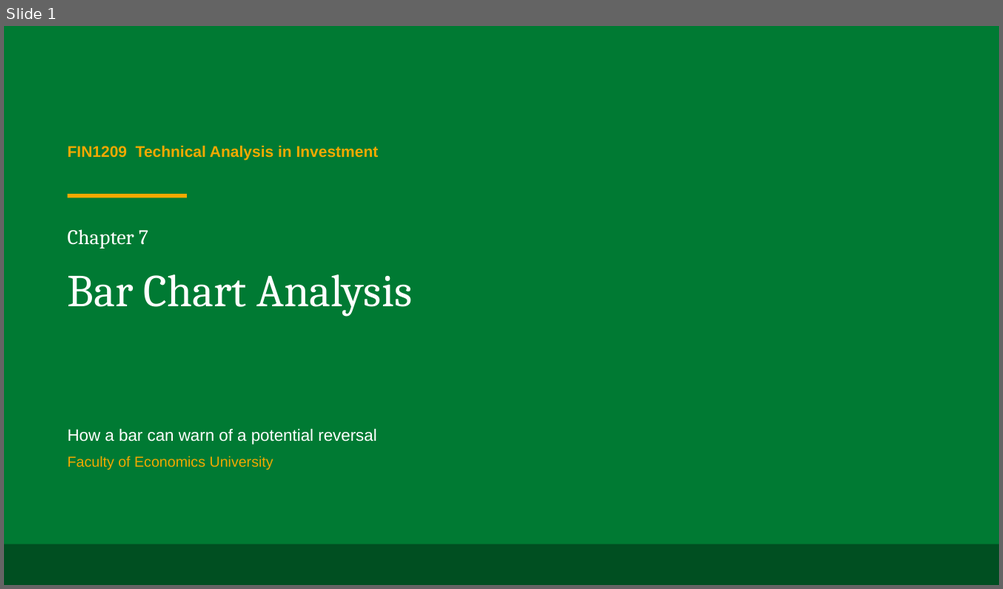
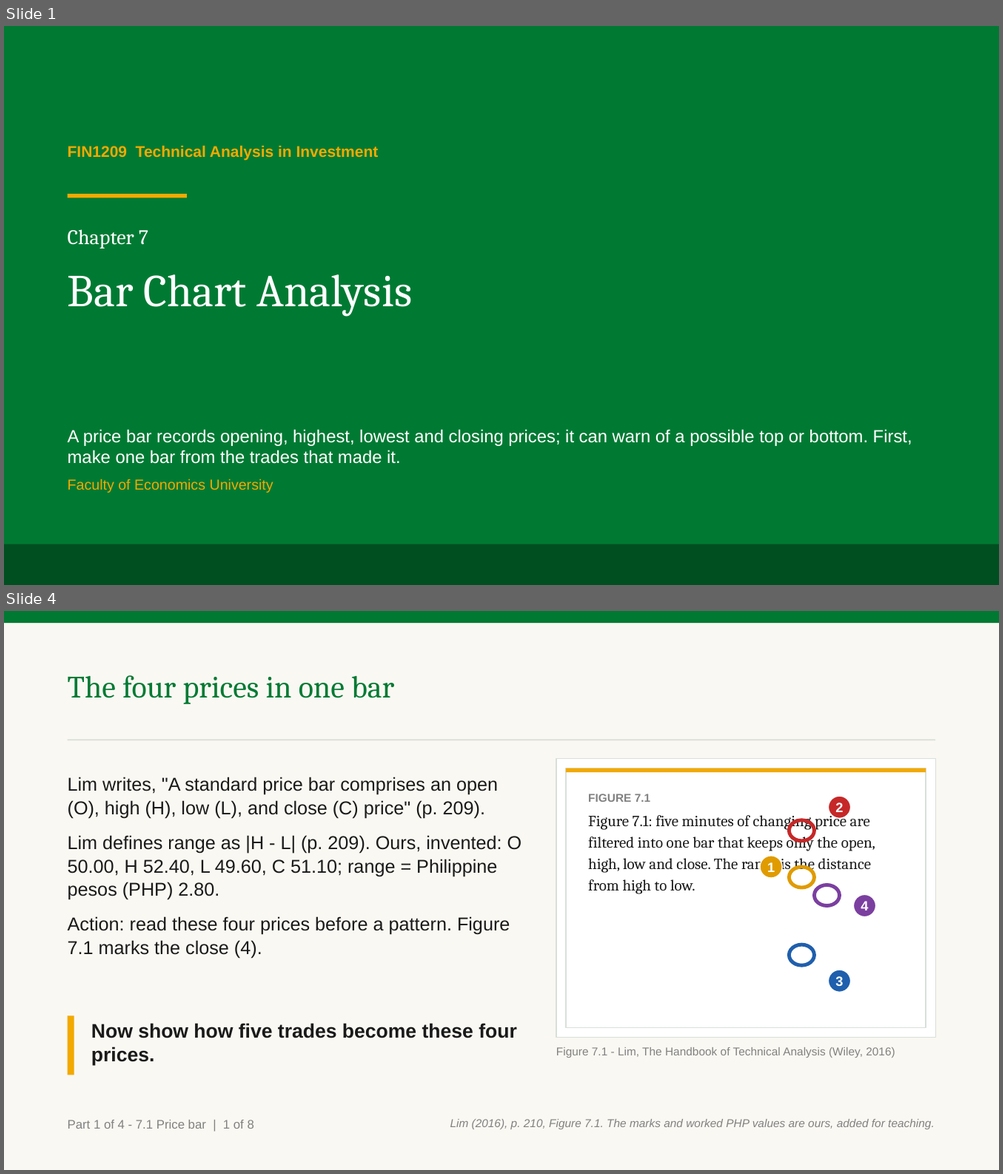
Before and after one commit to benjiesotelo-sudo/Telos_FIN1209, a slide deck: chapter-07/FIN1209-Chapter-07.pptx. Shown one above the other, each under a label of ours: slide 1 before the commit, slides 1 and 4 after it; the slides between them are not shown. The pictures are 1003x589 and 1003x1174 pixels, drawn with LibreOffice and Linux fonts; fonts in the diff are those of the drawing. Boxes give left, top, right and bottom in pixels: in the first picture for what was removed or moved away, otherwise in the second. Text is boxed around its words. In the diff, an @@ line names an element or a change of style, - is before the commit and + after.

```diff
--- a/chapter-07/FIN1209-Chapter-07.pptx
+++ b/chapter-07/FIN1209-Chapter-07.pptx
@@ slide 4 added at (x1=4, y1=611, x2=999, y2=1170), background #FFFFFF @@
@@ rectangle added at (x1=4, y1=611, x2=999, y2=1170), fill #FAF8F2 @@
@@ rectangle added at (x1=4, y1=611, x2=999, y2=623), fill #007A33 @@
@@ text added at (x1=68, y1=675, x2=394, y2=704), 30 pt, text #007A33 @@
+The four prices in one bar
@@ rectangle added at (x1=68, y1=739, x2=935, y2=741), fill #D7E0D9 @@
@@ rectangle added at (x1=556, y1=759, x2=935, y2=1038), fill #FFFFFF, outline #D7E0D9 1 pt @@
@@ text added at (x1=68, y1=777, x2=522, y2=959), 18 pt, text #1A1A1A @@
+Lim writes, "A standard price bar comprises an open (O), high (H), low (L), and close (C) price" (p. 209).
+Lim defines range as |H - L| (p. 209). Ours, invented: O 50.00, H 52.40, L 49.60, C 51.10; range = Philippine pesos (PHP) 2.80.
+Action: read these four prices before a pattern. Figure 7.1 marks the close (4).
@@ rectangle added at (x1=566, y1=769, x2=925, y2=1028), fill #FFFFFF, outline #D7E0D9 1 pt @@
@@ rectangle added at (x1=566, y1=769, x2=925, y2=773), fill #F2A900 @@
@@ text added at (x1=588, y1=794, x2=875, y2=894), 15 pt, text #1A1A1A @@
+FIGURE 7.1
+Figure 7.1: five minutes of changing price are filtered into one bar that keeps only the open, high, low and close. The range is the distance from high to low.
@@ ellipse added at (x1=828, y1=796, x2=851, y2=818), fill #C62828, outline #FFFFFF 1 pt, 13 pt, text #FFFFFF, bold @@
+2
@@ ellipse added at (x1=789, y1=820, x2=814, y2=842), outline #C62828 3.5 pt @@
@@ ellipse added at (x1=760, y1=856, x2=782, y2=878), fill #E09B00, outline #FFFFFF 1 pt, 13 pt, text #FFFFFF, bold @@
+1
@@ ellipse added at (x1=789, y1=867, x2=814, y2=888), outline #E09B00 3.5 pt @@
@@ ellipse added at (x1=814, y1=886, x2=839, y2=906), outline #7B3FA0 3.5 pt @@
@@ ellipse added at (x1=853, y1=894, x2=876, y2=917), fill #7B3FA0, outline #FFFFFF 1 pt, 13 pt, text #FFFFFF, bold @@
+4
@@ ellipse added at (x1=789, y1=945, x2=814, y2=966), outline #1F5FAD 3.5 pt @@
@@ ellipse added at (x1=828, y1=970, x2=851, y2=992), fill #1F5FAD, outline #FFFFFF 1 pt, 13 pt, text #FFFFFF, bold @@
+3
@@ rectangle added at (x1=68, y1=1016, x2=74, y2=1075), fill #F2A900 @@
@@ text added at (x1=91, y1=1023, x2=517, y2=1066), 19 pt, text #1A1A1A, bold @@
+Now show how five trades become these four prices.
@@ text added at (x1=556, y1=1048, x2=894, y2=1058), 11 pt, text #818181 @@
+Figure 7.1 - Lim, The Handbook of Technical Analysis (Wiley, 2016)
@@ text added at (x1=68, y1=1120, x2=254, y2=1129), 12 pt, text #818181 @@
+Part 1 of 4 - 7.1 Price bar | 1 of 8
@@ text added at (x1=450, y1=1119, x2=934, y2=1130), 11 pt, text #818181, italic @@
+Lim (2016), p. 210, Figure 7.1. The marks and worked PHP values are ours, added for teaching.
@@ slide 1 changed as well @@
@@ text at (x1=68, y1=429, x2=912, y2=464): text changed; size 16 to 17 pt @@
-How a bar can warn of a potential reversal
+A price bar records opening, highest, lowest and closing prices; it can warn of a possible top or bottom. First, make one bar from the trades that made it.
```
Also in this commit, not shown: 9 other slides changed, 16 other slides added, 5 slides removed, 2 other files.
